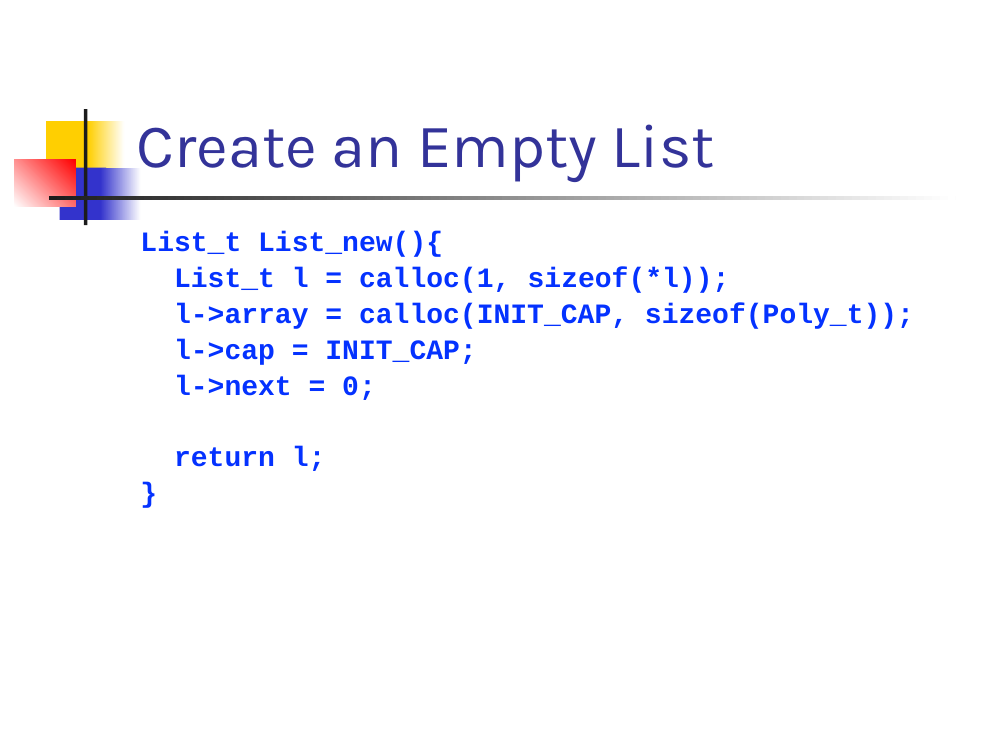
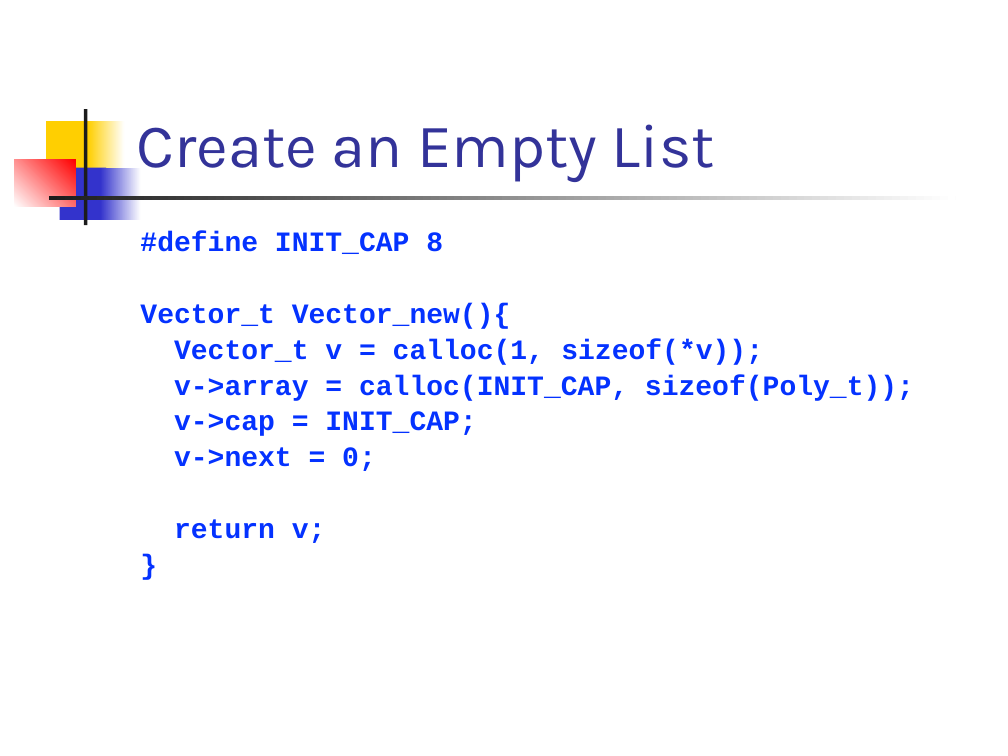
Before and after one commit to csslab-ustc/csslab-ustc.github.io, a slide deck: slide 13 of courses/sysprog/slides/lec11-vector.pptx (slide 12 before the commit). Drawn at 1008x756 pixels with LibreOffice and Linux fonts; fonts in the diff are those of the drawing. Boxes give left, top, right and bottom in pixels: in the first picture for what was removed or moved away, otherwise in the second. Text is boxed around its words. In the diff, an @@ line names an element or a change of style, - is before the commit and + after.

```diff
--- a/courses/sysprog/slides/lec11-vector.pptx
+++ b/courses/sysprog/slides/lec11-vector.pptx
@@ text at [140,231,914,543]: text changed @@
-List_t List_new(){
-List_t l = calloc(1, sizeof(*l));
-l->array = calloc(INIT_CAP, sizeof(Poly_t));
-l->cap = INIT_CAP;
-l->next = 0;
-return l;
+#define INIT_CAP 8
+Vector_t Vector_new(){
+Vector_t v = calloc(1, sizeof(*v));
+v->array = calloc(INIT_CAP, sizeof(Poly_t));
+v->cap = INIT_CAP;
+v->next = 0;
+return v;
```
Also in this commit, not shown: 25 other slides changed, 1 slide added.
